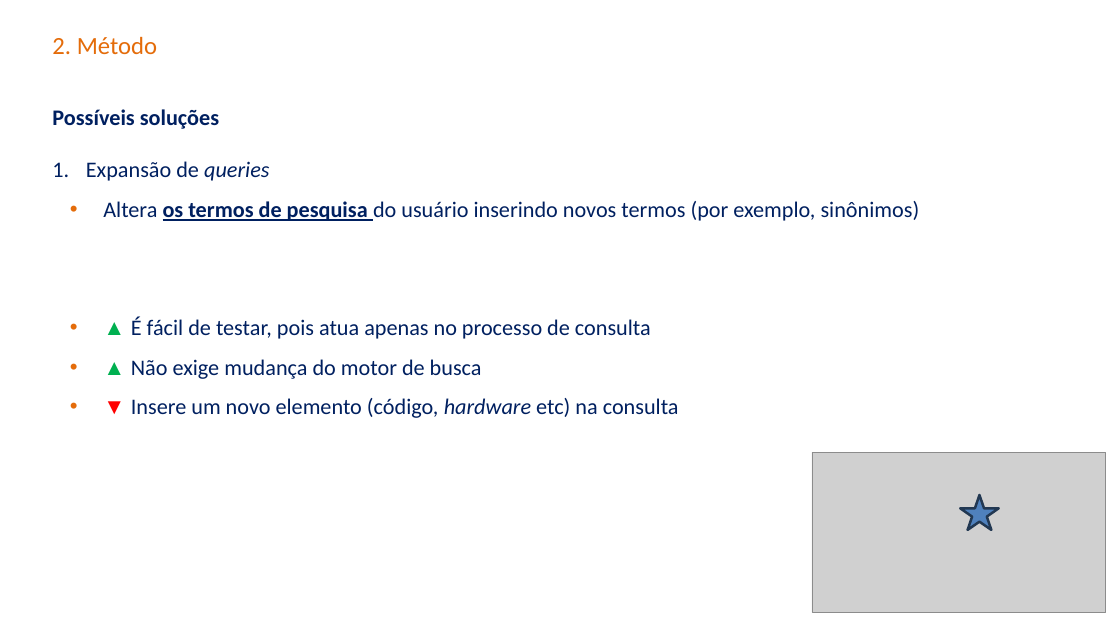
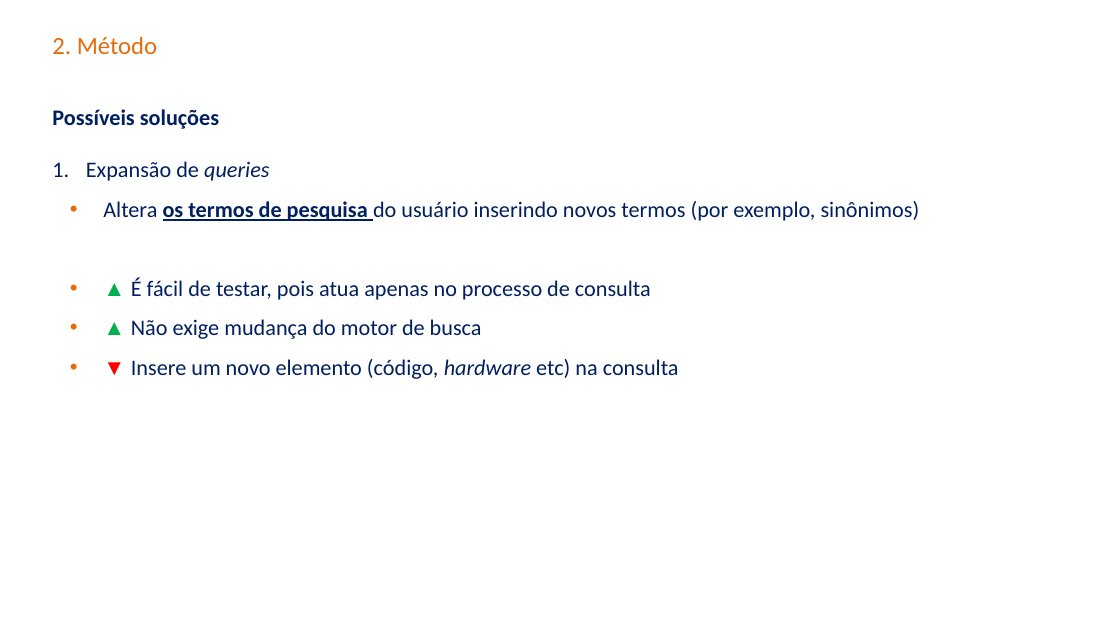
Before and after one commit to carisio/juris_tcu_expansao_doc, a slide deck: slide 12 of projeto_final/Apresentação.pptx. Drawn at 1120x630 pixels with LibreOffice and Linux fonts; fonts in the diff are those of the drawing; grey boxes stand for pictures; background and template pictures are left out. Boxes give left, top, right and bottom in pixels: in the first picture for what was removed or moved away, otherwise in the second. Text is boxed around its words. In the diff, an @@ line names an element or a change of style, - is before the commit and + after.

```diff
--- a/projeto_final/Apresentação.pptx
+++ b/projeto_final/Apresentação.pptx
@@ text "Expansão de queries" rewrapped from box(86, 161, 920, 418) to box(86, 161, 920, 379) @@
@@ picture removed at box(812, 452, 1107, 612) @@
@@ star removed at box(960, 495, 998, 530) @@
```
Also in this commit, not shown: 5 other slides changed.
